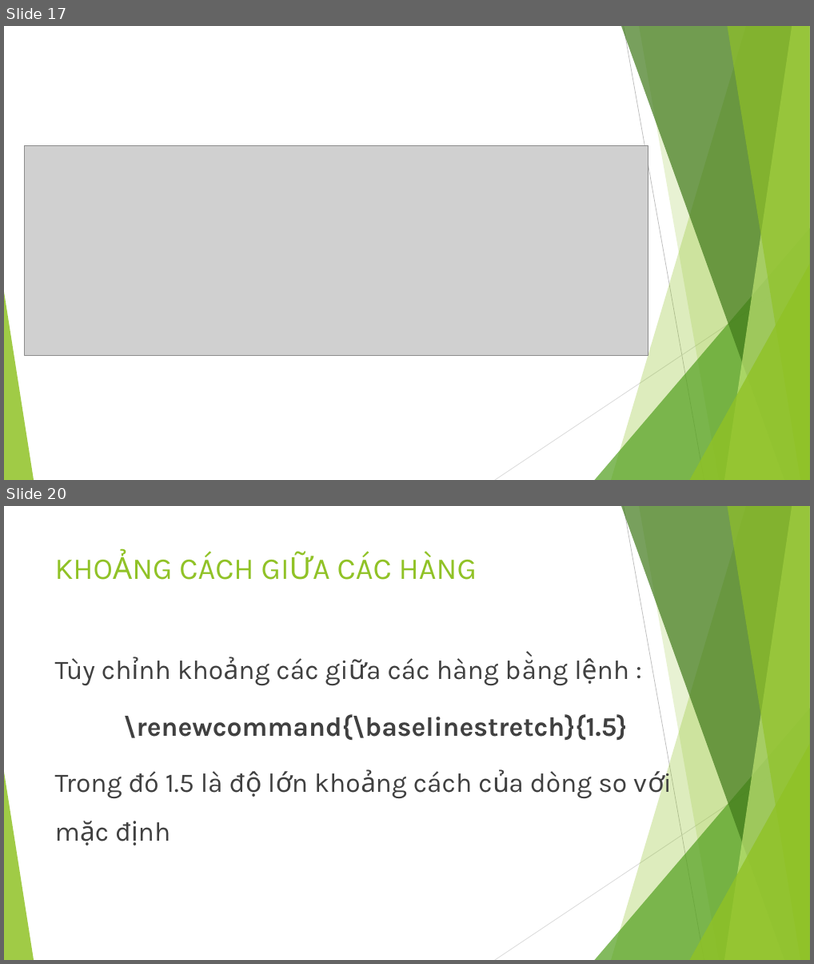
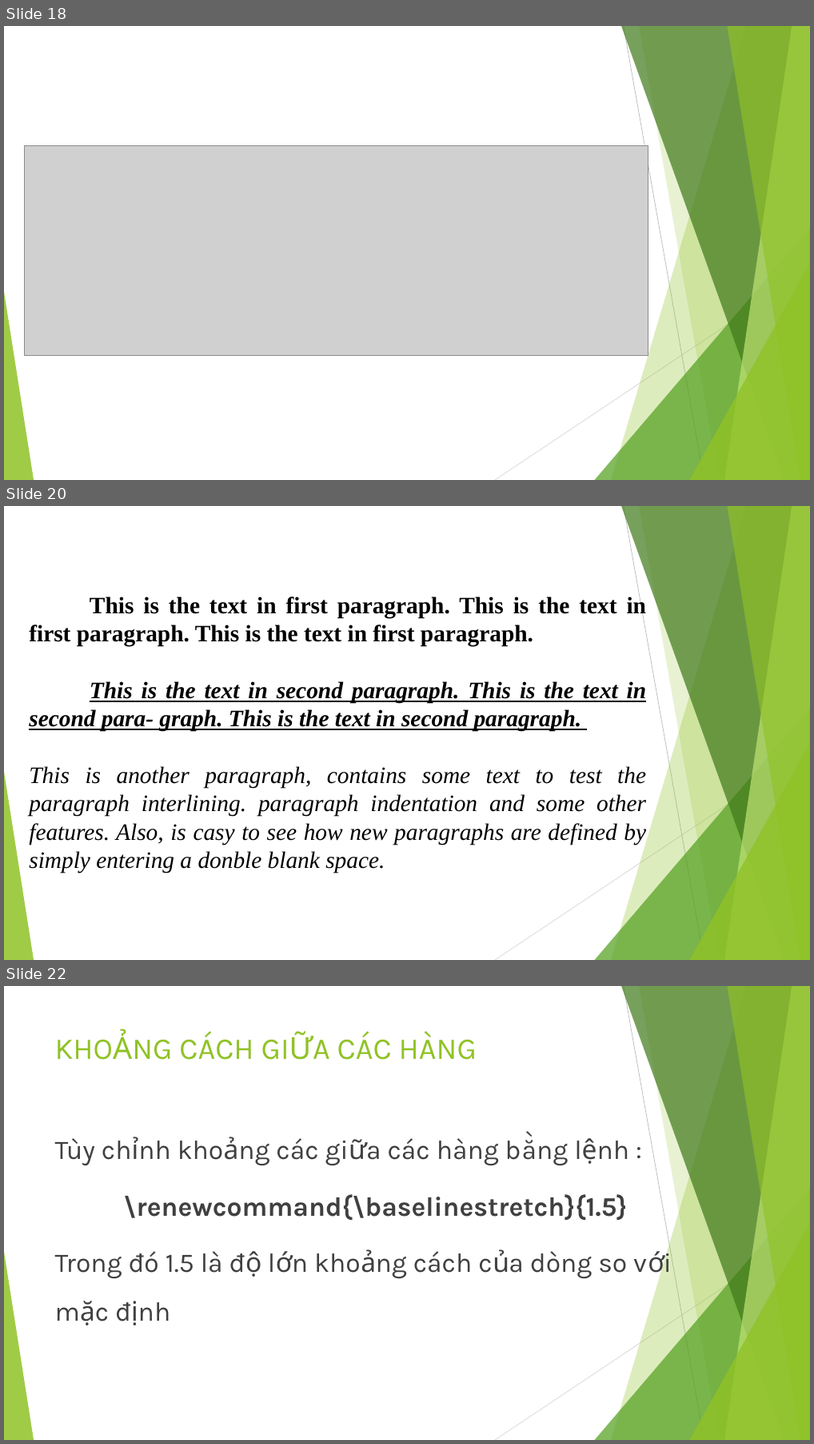
Before and after one commit to tientran0826/LaTeX, a slide deck: Bài 2/LATEX_CO_BAN_BAI_2.pptx. Shown one above the other, each under a label of ours: slides 17 and 20 before the commit, slides 18, 20 and 22 after it; the slides between them are not shown. The pictures are 814x964 and 814x1444 pixels, drawn with LibreOffice and Linux fonts; fonts in the diff are those of the drawing; grey boxes stand for pictures. Boxes give left, top, right and bottom in pixels: in the first picture for what was removed or moved away, otherwise in the second. Text is boxed around its words. In the diff, an @@ line names an element or a change of style, - is before the commit and + after.

```diff
--- a/Bài 2/LATEX_CO_BAN_BAI_2.pptx
+++ b/Bài 2/LATEX_CO_BAN_BAI_2.pptx
@@ slide 20 added at <box>4,506,810,960</box>, background #FFFFFF; not listed: 10 template elements that a slide beside it also shows @@
@@ text added at <box>29,595,646,872</box>, 28 pt, text #000000, italic @@
+This is the text in first paragraph. This is the text in first paragraph. This is the text in first paragraph.
+This is the text in second paragraph. This is the text in second para- graph. This is the text in second paragraph.
+This is another paragraph, contains some text to test the paragraph interlining. paragraph indentation and some other features. Also, is casy to see how new paragraphs are defined by simply entering a donble blank space.
@@ what was slide 17 is now slide 18 @@
@@ what was slide 20 is now slide 22 @@
```
Also in this commit, not shown: 5 slides changed, 6 other slides added, 3 slides removed.
